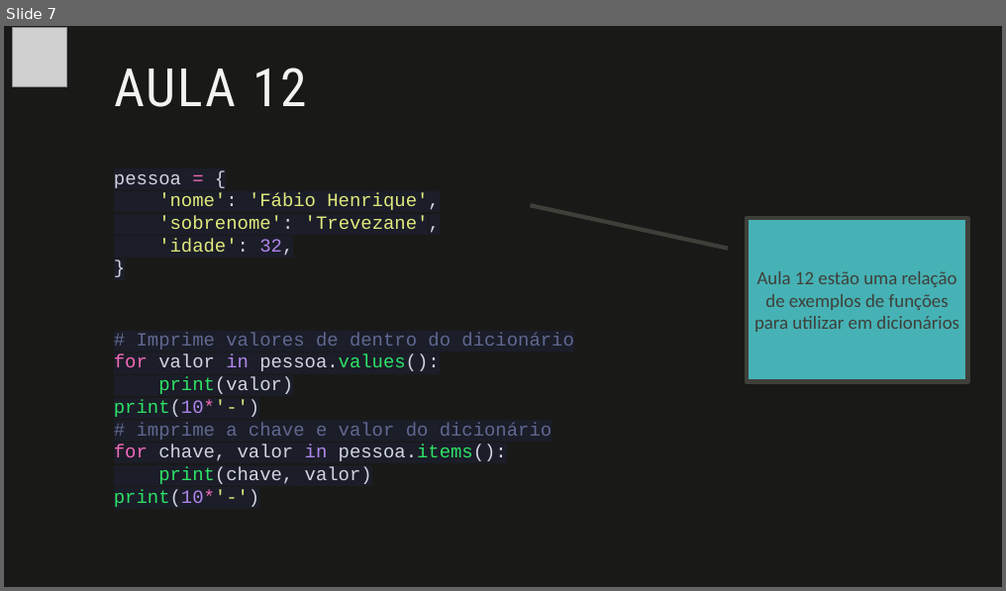
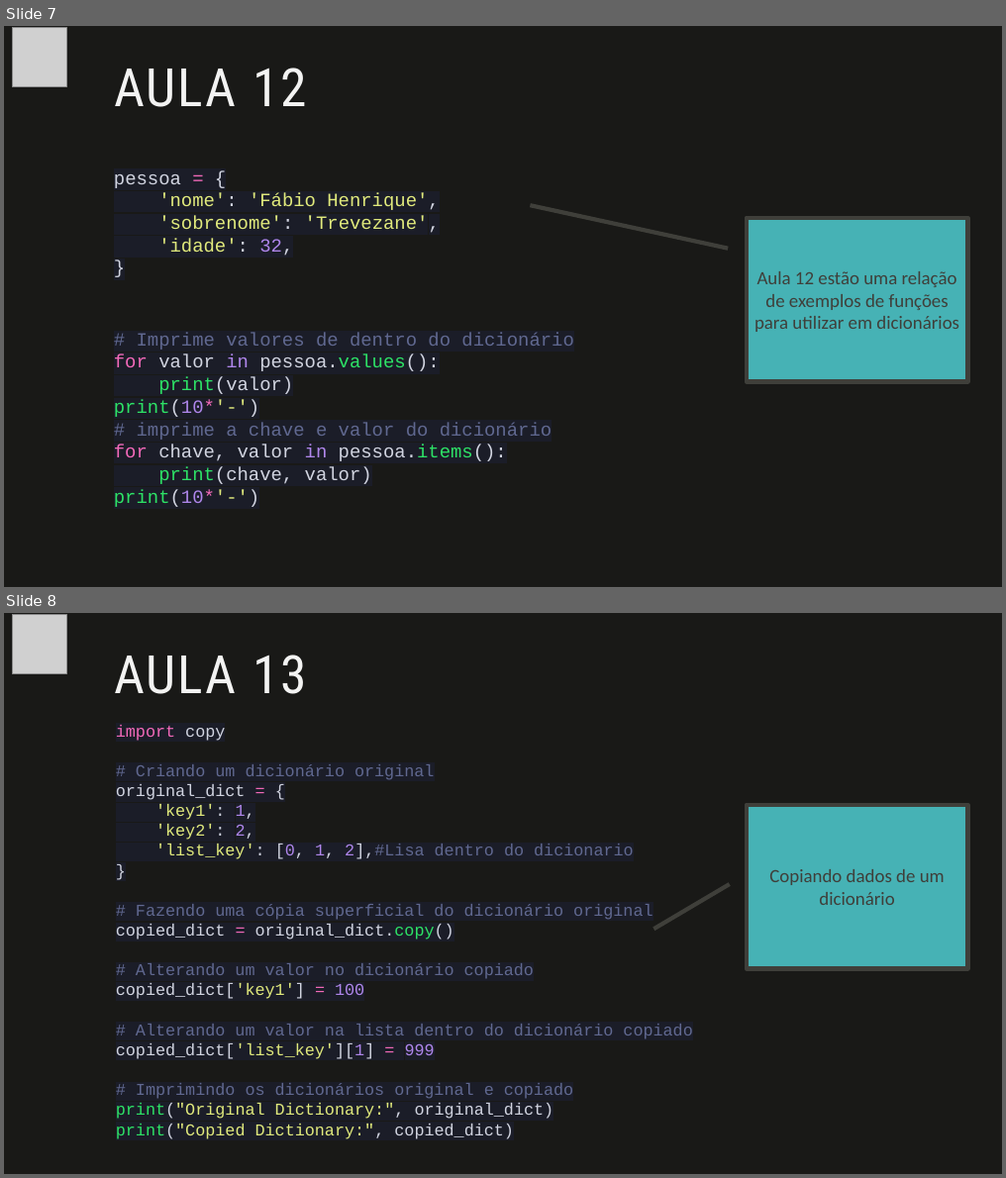
Before and after one commit to fabio-sudo/PythonCurso, a slide deck: Python_Dev/Python Intermediário/Material Python/2- Dicionários em Python.pptx. Shown one above the other, each under a label of ours: slide 7 before the commit, slides 7 and 8 after it. The pictures are 1006x591 and 1006x1178 pixels, drawn with LibreOffice and Linux fonts; fonts in the diff are those of the drawing; grey boxes stand for pictures. Boxes give left, top, right and bottom in pixels: in the first picture for what was removed or moved away, otherwise in the second. Text is boxed around its words. In the diff, an @@ line names an element or a change of style, - is before the commit and + after.

```diff
--- a/Python_Dev/Python Intermediário/Material Python/2- Dicionários em Python.pptx
+++ b/Python_Dev/Python Intermediário/Material Python/2- Dicionários em Python.pptx
@@ slide 8 added at [4, 613, 1002, 1174], background #191917 @@
@@ picture added at [12, 615, 66, 673] @@
@@ title added at [114, 655, 307, 694], 51 pt, text #F3F3F2 @@
+AULA 13
@@ text added at [116, 725, 692, 1140], 16 pt, text #606890 @@
+import copy
+# Criando um dicionário original
+original_dict = {
+'key1': 1,
+'key2': 2,
+'list_key': [0, 1, 2],#Lisa dentro do dicionario
+}
+# Fazendo uma cópia superficial do dicionário original
+copied_dict = original_dict.copy()
+# Alterando um valor no dicionário copiado
+copied_dict['key1'] = 100
+# Alterando um valor na lista dentro do dicionário copiado
+copied_dict['list_key'][1] = 999
+# Imprimindo os dicionários original e copiado
+print("Original Dictionary:", original_dict)
+print("Copied Dictionary:", copied_dict)
@@ border callout added at [746, 805, 968, 968], fill #46B2B5, outline #3F3F3A 4 pt, 18 pt, text #3F3F3A @@
+Copiando dados de um dicionário
```
Also in this commit, not shown: 1 other slide added, 5 other files.
